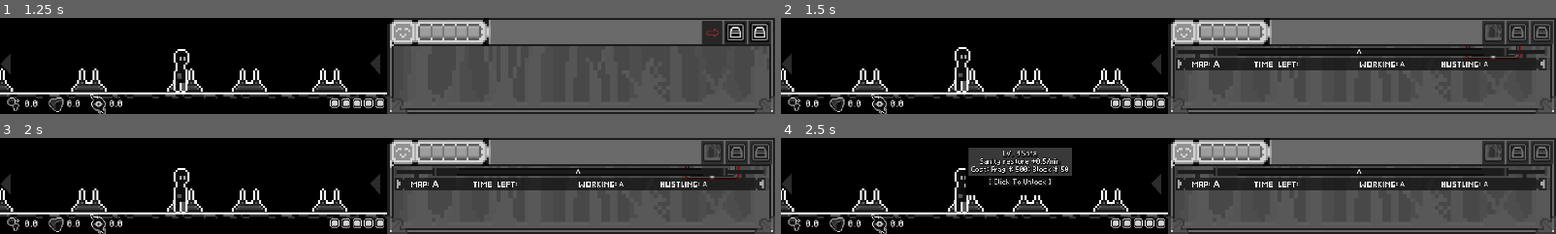
Above: before the commit, frames 1-4 (two rows, left to right).
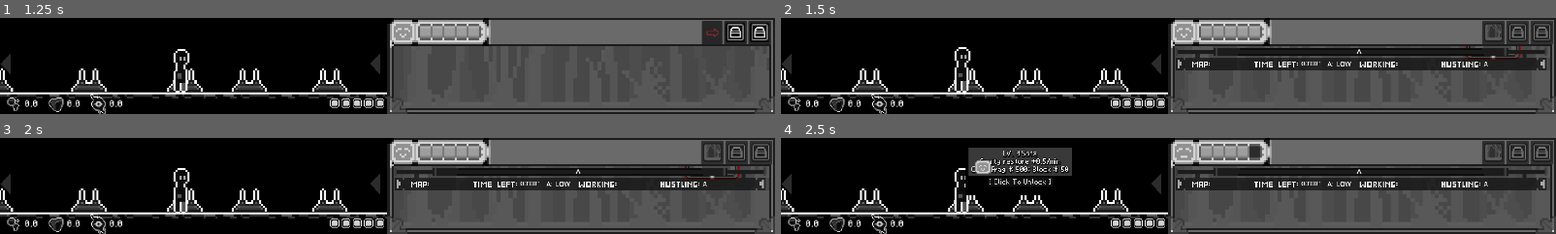
Above: after the commit, the same moments.

Repository: CarolShi417/Sinking
Game: Godot game, scene res://scenes/Scene/game.tscn
Same seed, same stepped clock (60 frames per second), same inputs: the game is played once before the commit and once after it.
Inputs (mouse positions are in pixels of both pictures, inside the frame that each line leads up to):
- Up to frame 1 (1.25 s): click (713, 32) at 0.5 s
- Up to frame 2 (1.5 s): click (1494, 32) at 1.25 s
- Up to frame 3 (2 s): no input
- Up to frame 4 (2.5 s): move the mouse to (967, 191) at 2.02 s; click (967, 191) at 2.17 s

Frame 1 is identical in both runs. In frame 2, 0.2% of the frame differs, in the area x 55-81%, y 44-52%; in frame 3, 0.2%; in frame 4, 0.7%, in the area x 25-81%, y 8-52%.

Commit message:
1完成HoverController接口，2完成Time&Map Bar的地图/剩余时间/获取速率 UI
1 system们不再直接接收来自hoverarea的信号

Diff:
--- a/project.godot
+++ b/project.godot
@@ -25,6 +25,7 @@
 MapInfoData="*res://scripts/globals/map_info_data.gd"
 RandomStoneController="*res://scripts/globals/random_stone_controller.gd"
 HoverController="*res://scripts/globals/HoverController.gd"
+TimeCirclingSystem="*res://scripts/globals/time_circling_system.gd"
 
 [display]
 
--- a/scenes/Scene/game.tscn
+++ b/scenes/Scene/game.tscn
@@ -6,7 +6,6 @@
 [ext_resource type="PackedScene" uid="uid://iv4qvdu1lq0w" path="res://scenes/characters/worker.tscn" id="4_j5ily"]
 [ext_resource type="Script" uid="uid://c52d1sxetl600" path="res://scripts/globals/state_controller.gd" id="5_mq4ji"]
 [ext_resource type="Script" uid="uid://r3pw0fdrg1ts" path="res://scenes/UI/button_assign_controller.gd" id="6_k2ewu"]
-[ext_resource type="Script" uid="uid://ukv5gifjgpuy" path="res://scripts/globals/time_circling_system.gd" id="7_htw1a"]
 [ext_resource type="Script" uid="uid://b2uyiav6uo414" path="res://scenes/characters/worker_controller.gd" id="8_rq6sv"]
 [ext_resource type="Script" uid="uid://dvb3t28uip7i3" path="res://scripts/globals/random_stone_controller.gd" id="9_tmwkl"]
 [ext_resource type="PackedScene" uid="uid://dk7xruqxfnjos" path="res://scenes/components/random_stone_component.tscn" id="10_f7bgk"]
@@ -33,16 +32,12 @@
 [node name="GameScreenUI" parent="." instance=ExtResource("3_mlhe7")]
 z_index = 20
 
-[node name="StateController" type="Node" parent="." node_paths=PackedStringArray("time_circling", "button_controller")]
+[node name="StateController" type="Node" parent="." node_paths=PackedStringArray("button_controller")]
 script = ExtResource("5_mq4ji")
-time_circling = NodePath("TimeCirclingSystem")
 button_controller = NodePath("ButtonAssignController")
 
 [node name="ButtonAssignController" type="Node" parent="StateController"]
 script = ExtResource("6_k2ewu")
-
-[node name="TimeCirclingSystem" type="Node" parent="StateController"]
-script = ExtResource("7_htw1a")
 
 [node name="WorkerController" type="Node" parent="."]
 script = ExtResource("8_rq6sv")
--- a/scenes/UI/map&time_info_bar.tscn
+++ b/scenes/UI/map&time_info_bar.tscn
@@ -28,7 +28,6 @@
 offset_bottom = 131.0
 theme = ExtResource("1_02e8p")
 theme_type_variation = &"HeaderMedium"
-text = "A"
 
 [node name="CurrentFragment" type="Label" parent="."]
 layout_mode = 1
@@ -40,11 +39,11 @@
 
 [node name="CurrentTimeLeft" type="Label" parent="."]
 layout_mode = 1
-offset_left = 577.0
-offset_top = 103.0
-offset_right = 588.0
-offset_bottom = 126.0
-text = "A"
+offset_left = 332.0
+offset_top = 102.0
+offset_right = 343.0
+offset_bottom = 125.0
+text = "00'00''"
 
 [node name="HustlingTime" type="Label" parent="."]
 layout_mode = 1
@@ -53,3 +52,18 @@
 offset_right = 795.0
 offset_bottom = 126.0
 text = "A"
+
+[node name="A" type="Label" parent="."]
+layout_mode = 0
+offset_left = 397.0
+offset_top = 103.0
+offset_right = 417.0
+offset_bottom = 126.0
+text = "A: "
+
+[node name="A Efficiency" type="Label" parent="A"]
+layout_mode = 0
+offset_left = 22.0
+offset_right = 33.0
+offset_bottom = 23.0
+text = "LOW"
--- a/scenes/UI/map_time_info_bar.gd
+++ b/scenes/UI/map_time_info_bar.gd
@@ -1,10 +1,90 @@
 extends Control
+"""
+Map&TimeInfoBar — 纯UI面板
+显示：当前地图名 / 工作剩余时间 / 碎片获取效率档位 / 本次探索碎片数
+所有数据来源于全局系统，本脚本只负责展示，不做任何数值计算
+"""
 
-@onready var current_fragment: Label = $CurrentFragment
+@onready var current_frag_effi_label: Label = $"A/A Efficiency" # 采集效率挡位
+@onready var current_fragment_num_label: Label = $CurrentFragment # 本次采集获取总数
+@onready var current_map_label: Label = $CurrentMap # 当前地图名（A/B/C）
+@onready var current_time_left_label: Label = $CurrentTimeLeft # 工作剩余时间
+
+# ===============================
+# 获取 MapSelectPanelController 节点（用于读取当前选中的地图）
+# ===============================
+@onready var map_select_panel: PanelContainer = get_node("/root/Game/GameScreenUI/MapSelectPanel")
 
 # Called when the node enters the scene tree for the first time.
 func _ready() -> void:
+	#FragmentSystem.fragment_gained_this_exploration_updated.connect(_on_fragment_updated)
+	# 接收碎片系统的step_tick信号（每5秒更新一次）
+	FragmentSystem.fragment_gain_per_step.connect(_on_step_update)
+	# 接收碎片系统的本次探索碎片更新信号
 	FragmentSystem.fragment_gained_this_exploration_updated.connect(_on_fragment_updated)
+	# 接收状态切换信号（用于非Working状态时清空显示）
+	GameState.state_changed.connect(_on_state_changed)
 
+# ===============================
+# 每5秒更新一次（与step_tick同步）
+# 更新：当前地图 / 剩余时间 / 效率档位
+# ===============================
+func _on_step_update(_speed_level: String) -> void:
+	# 只在Working状态下更新
+	if GameState.current_state != DataTypes.GameState.Working:
+		return
+
+	_refresh_current_map()
+	_refresh_time_left()
+	_refresh_efficiency()
+
+# ===============================
+# 更新当前地图Label
+# 从 MapSelectPanelController 读取当前派遣的地图ID
+# ===============================
+func _refresh_current_map() -> void:
+	var map_id: String = map_select_panel.current_assigned_map_id
+	if map_id.is_empty():
+		current_map_label.text = "--"
+	else:
+		current_map_label.text = map_id
+
+# ===============================
+# 更新剩余时间Label
+# 从 TimeCirclingSystem 读取工作计时器剩余秒数
+# 格式化为 00'00'' （分'秒''）
+# ===============================
+func _refresh_time_left() -> void:
+	var seconds_left: float = TimeCirclingSystem.get_work_time_left()
+	var minutes: int = int(seconds_left) / 60
+	var seconds: int = int(seconds_left) % 60
+	current_time_left_label.text = "%02d'%02d''" % [minutes, seconds]
+
+# ===============================
+# 更新效率档位Label
+# 从 FragmentSystem 读取当前确认的效率档位（low/steady/high）
+# ===============================
+func _refresh_efficiency() -> void:
+	current_frag_effi_label.text = FragmentSystem.current_efficiency_level
+
+# ===============================
+# 更新本次探索碎片数Label
+# ===============================
 func _on_fragment_updated(amount: float) -> void:
-	current_fragment.text = "%.1f" % amount
+	current_fragment_num_label.text = "%.1f" % amount
+
+# ===============================
+# 状态切换时清空/重置显示
+# ===============================
+func _on_state_changed(state) -> void:
+	if state == DataTypes.GameState.Working:
+		return # Working状态由step_update驱动更新
+
+	# 非Working状态，重置所有Label
+	current_map_label.text = "--"
+	current_time_left_label.text = "--'--''"
+	current_fragment_num_label.text = "0.0"
+	current_frag_effi_label.text = "low"
+
+#func _on_fragment_updated(amount: float) -> void:
+	#current_fragment_number_label.text = "%.1f" % amount
--- a/scenes/characters/behavior_controller.gd
+++ b/scenes/characters/behavior_controller.gd
@@ -42,9 +42,7 @@
 		start_idle_timer()
 
 	# 鼠标hover在worker上时，为动画做准备
-	var hover_area = worker_work.get_node("HoverArea")
-	if hover_area:
-		hover_area.hover_changed.connect(_on_hover_changed)
+	HoverController.hover_changed.connect(_on_hover_changed)
 
 	#随机石子事件
 	worker_work.stone_walk_started.connect(_on_stone_walk_started)
--- a/scenes/characters/state_bubble_control.gd
+++ b/scenes/characters/state_bubble_control.gd
@@ -1,6 +1,5 @@
 extends Node
 
-@onready var hover_area: Area2D = $"../HoverArea"
 @onready var state_bubble: Node2D = $"../StateBubble"
 @onready var worker: CharacterBody2D = $".."
 
@@ -12,7 +11,7 @@
 	#接收san改变信号
 	SanSystem.san_changed.connect(_on_san_changed)
 	#接收鼠标悬停在小人上的signal
-	hover_area.hover_changed_all_state.connect(_on_hover_changed)
+	HoverController.hover_changed.connect(_on_hover_changed)
 
 	state_bubble.hide()
 
--- a/scenes/components/fragment_animation_component.gd
+++ b/scenes/components/fragment_animation_component.gd
@@ -20,10 +20,7 @@
 	GameState.behavior_changed.connect(_on_behavior_changed)
 
 	# 鼠标hover在worker上时，为碎片位置做准备
-	await get_tree().process_frame  # 等一帧，确保所有节点都已就绪
-	var hover_area = worker_work.get_node("HoverArea")
-	if hover_area:
-		hover_area.hover_changed.connect(_on_hover_changed)
+	HoverController.hover_changed.connect(_on_hover_changed)
 
 	current_position = original_position# + Vector2(-25, -25)
 	position = current_position
--- a/scenes/components/hover_area.gd
+++ b/scenes/components/hover_area.gd
@@ -1,7 +1,7 @@
 extends Area2D
 
 signal hover_changed(active)#发射鼠标是否Working State悬停在worker上的信号
-signal hover_changed_all_state(active)
+#signal hover_changed_all_state(active)
 #
 var enabled := false # 默认关闭
 
--- a/scripts/globals/fragment_system.gd
+++ b/scripts/globals/fragment_system.gd
@@ -5,8 +5,6 @@
 signal fragment_gain_per_step
 signal total_fragment_changed # 碎片总数发生了变化
 signal fragment_gained_this_exploration_updated(amount: float)
-
-@onready var worker_work = get_tree().get_first_node_in_group("WorkerWorking")
 
 # ===============================
 # 碎片总数量,碎片用a b c表示，map用A B C表示
@@ -28,6 +26,14 @@
 var current_speed := work_speed_normal
 var hover_active := false
 
+# ===============================
+# 效率档位判定（low / steady / high）
+# 需要在同一速度维持10秒以上才确认档位
+# ===============================
+var current_efficiency_level : String = "low" # 当前确认的效率档位
+var _pending_level : String = "low" # 正在等待确认的档位
+var _pending_level_duration : float = 0.0 # 当前待确认档位已持续的时间（秒）
+const EFFICIENCY_CONFIRM_DURATION := 10.0 # 需要维持多少秒才切换档位
 
 # Called when the node enters the scene tree for the first time.
 func _ready() -> void:
@@ -37,10 +43,7 @@
 	#接收鼠标悬停在小人上的signal
 	# ===============================
 	HoverController.hover_changed.connect(_speedup_gain_fragments)
-	#await get_tree().process_frame
-	#var hover_area = worker_work.get_node("HoverArea")
-	#if hover_area:
-		#hover_area.hover_changed.connect(_speedup_gain_fragments)
+
 
 
 func _on_step_tick(duration):
@@ -54,7 +57,9 @@
 	fragment_gained_this_exploration += gained_per_5_seconds
 	#发送信号给RealTimeFragment面板更新
 	fragment_gained_this_exploration_updated.emit(fragment_gained_this_exploration)
-	# print("本次探索获取到碎片数量为",  fragment_gained_this_exploration)
+
+	# 更新效率档位（每次step_tick时累加持续时间）
+	_update_efficiency_level(duration)
 
 	var speed_level := get_speed_level()
 	fragment_gain_per_step.emit(speed_level)
@@ -74,6 +79,10 @@
 	#重置状态
 	current_speed = work_speed_normal
 	hover_active = false
+	# 状态切换时重置效率档位
+	current_efficiency_level = "low"
+	_pending_level = "low"
+	_pending_level_duration = 0.0
 
 # 判断当前获取fragment speed是否高
 func get_speed_level() -> String:
@@ -150,3 +159,38 @@
 	if !spend_fragment_c(costs.get("C", 0.0)):
 		return false
 	return true
+
+# ===============================
+# 效率档位更新逻辑
+# 根据当前速度计算"瞬时档位"，
+# 如果与待确认档位一致则累加时间，超过10秒则正式切换；
+# 如果不一致则重置待确认档位和计时
+# ===============================
+func _update_efficiency_level(duration: float) -> void:
+	# 根据当前速度得出瞬时档位
+	var instant_level := _get_instant_level()
+
+	# 如果瞬时档位与待确认档位一致，累加持续时间
+	if instant_level == _pending_level:
+		_pending_level_duration += duration
+	else:
+		# 瞬时档位变了，重置待确认档位和计时
+		_pending_level = instant_level
+		_pending_level_duration = duration
+
+	# 持续时间达到阈值，正式确认切换档位
+	if _pending_level_duration >= EFFICIENCY_CONFIRM_DURATION:
+		current_efficiency_level = _pending_level
+
+# ===============================
+# 根据当前速度返回瞬时档位
+# low = 基础速度(0.2), high = 加速状态(0.24)
+# 不在两者之间时为steady（过渡态）
+# ===============================
+func _get_instant_level() -> String:
+	if current_speed <= work_speed_normal:
+		return "low"
+	elif current_speed >= work_speed_normal * work_speed_monitor_multiplier:
+		return "high"
+	else:
+		return "steady"
--- a/scripts/globals/san_system.gd
+++ b/scripts/globals/san_system.gd
@@ -33,10 +33,7 @@
 	GameState.state_changed.connect(_on_state_changed)
 
 	# 等场景树准备好后，连接 HoverArea 的信号。
-	await get_tree().process_frame
-	var hover_area = worker_work.get_node("HoverArea")#接收HoverArea信号
-	if hover_area:
-		hover_area.hover_changed.connect(set_hover_active)
+	HoverController.hover_changed.connect(set_hover_active)
 
 	# 初始化时主动广播一次 SAN，方便 UI 在开局同步显示。
 	_emit_san_changed()
--- a/scripts/globals/state_controller.gd
+++ b/scripts/globals/state_controller.gd
@@ -1,6 +1,5 @@
 extends Node
 
-@export var time_circling: Node
 @export var button_controller: Node
 @onready var behaviorController = get_tree().get_first_node_in_group("BehaviorController")
 var is_first_assigned : bool = false # 用于判定是否是第一次按下assign按钮
@@ -12,12 +11,12 @@
 	enter_resting()
 
 	#StateController统一接收time_circling信号，再发给其他
-	time_circling.step_tick.connect(FragmentSystem._on_step_tick)# 碎片系统接收计时器信号
-	time_circling.san_tick.connect(SanSystem._on_san_tick)
-	time_circling.random_stone_triggered.connect(RandomStoneController._on_random_stone_triggered)
+	TimeCirclingSystem.step_tick.connect(FragmentSystem._on_step_tick) # 碎片系统接收计时器信号
+	TimeCirclingSystem.san_tick.connect(SanSystem._on_san_tick)
+	TimeCirclingSystem.random_stone_triggered.connect(RandomStoneController._on_random_stone_triggered)
 
-	time_circling.work_finished.connect(_on_work_finished)
-	time_circling.rest_finished.connect(_on_rest_finished)
+	TimeCirclingSystem.work_finished.connect(_on_work_finished)
+	TimeCirclingSystem.rest_finished.connect(_on_rest_finished)
 
 	behaviorController.dead_flow_finished.connect(_on_dead_flow_finished)#接收dea flow结束信号
 
@@ -88,7 +87,7 @@
 	GameState.set_state(DataTypes.GameState.Working)
 	print("STATE → Working")
 	# 启动工作计时
-	time_circling.start_work_timer()
+	TimeCirclingSystem.start_work_timer()
 
 
 # ===============================
@@ -98,7 +97,7 @@
 	GameState.set_state(DataTypes.GameState.Resting)
 	print("STATE → Resting")
 	# 启动休息计时
-	time_circling.start_rest_timer()
+	TimeCirclingSystem.start_rest_timer()
 
 # ===============================
 # 真正进入 Dead
@@ -109,9 +108,9 @@
 
 	GameState.set_state(DataTypes.GameState.Dead)
 	print("STATE → Dead")
-	time_circling._stop_all_timers()
+	TimeCirclingSystem._stop_all_timers()
 	#GameState.set_behavior(DataTypes.BehaviorState.dying)
-	time_circling.start_dead_timer()
+	TimeCirclingSystem.start_dead_timer()
 # ===============================
 # dead state如何转化为resting state
 # ===============================
--- a/scripts/globals/time_circling_system.gd
+++ b/scripts/globals/time_circling_system.gd
@@ -175,6 +175,15 @@
 		# 后续逻辑
 
 # ===============================
+# 获取当前工作计时器剩余时间（秒）
+# 非Working状态时返回0
+# ===============================
+func get_work_time_left() -> float:
+	if GameState.current_state != DataTypes.GameState.Working:
+		return 0.0
+	return work_timer.time_left
+
+# ===============================
 # dead状态，停止所有计时器
 # ===============================
 func _stop_all_timers():
Not shown: 1 places in scenes/Scene/game.tscn that only renumber resources
